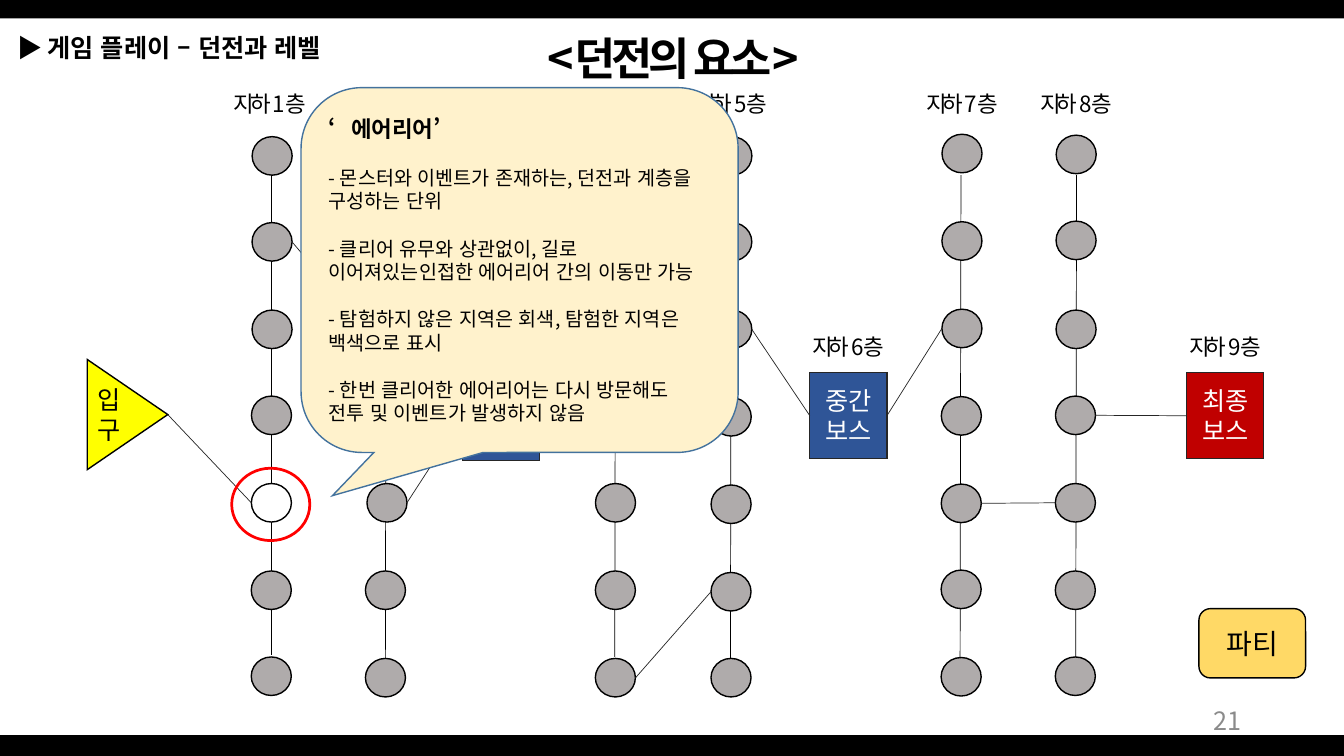
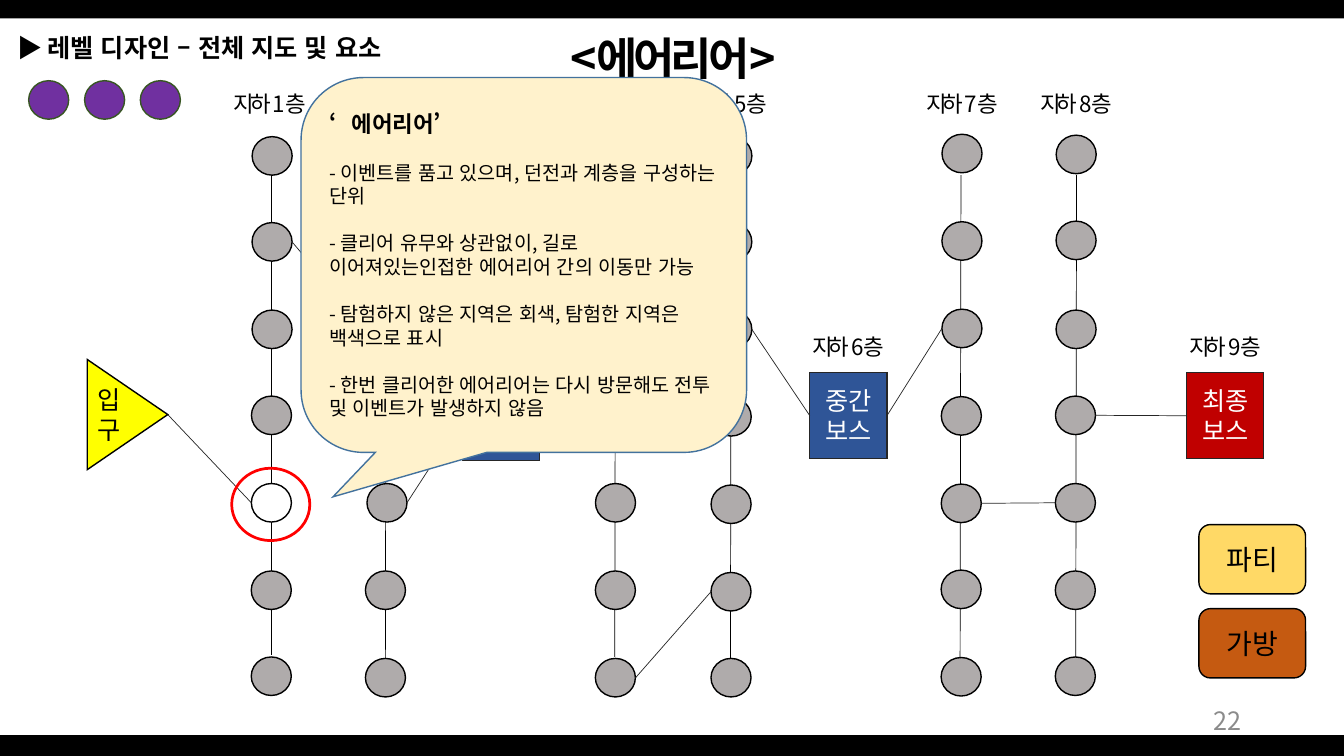
Before and after one commit to Bumizi/GameDesign, a slide deck: slide 22 of 2018 동계방학 기획자 특훈/Dungeon Tamer_1901011.pptx (slide 21 before the commit). Drawn at 1344x756 pixels with LibreOffice and Linux fonts; fonts in the diff are those of the drawing. Boxes give left, top, right and bottom in pixels: in the first picture for what was removed or moved away, otherwise in the second. Text is boxed around its words. In the diff, an @@ line names an element or a change of style, - is before the commit and + after.

Commit message:
Dungeon Tamer 10차
제안서 10차
-목차 수정
-레벨 디자인(전투화면UI) 다듬기
-맵 디자인 설정 추가
-시스템 디자인 항목 추가

```diff
--- a/2018 동계방학 기획자 특훈/Dungeon Tamer_1901011.pptx
+++ b/2018 동계방학 기획자 특훈/Dungeon Tamer_1901011.pptx
@@ text removed at box(47, 36, 321, 60) @@
-▶ 게임 플레이 – 던전과 레벨
@@ text added at box(47, 36, 381, 60), 18 pt, text #000000, bold @@
+▶ 레벨 디자인 – 전체 지도 및 요소
@@ text at box(570, 37, 775, 87): text changed @@
-<던전의 요소>
+<에어리어>
@@ ellipse added at box(28, 81, 69, 119), fill #7030A0, outline #385723 1 pt @@
@@ ellipse added at box(85, 81, 125, 119), fill #7030A0, outline #385723 1 pt @@
@@ ellipse added at box(140, 81, 180, 119), fill #7030A0, outline #385723 1 pt @@
@@ rounded speech box "‘에어리어’": place and size @@
-rounded speech box "‘에어리어’" at box(301, 88, 739, 453)
+rounded speech box "‘에어리어’" at box(301, 78, 747, 453)
@@ text removed at box(580, 86, 652, 118) @@
-지하 4층
@@ text in rounded speech box at box(329, 163, 715, 276): text changed @@
-- 몬스터와 이벤트가 존재하는, 던전과 계층을 구성하는 단위
-- 클리어 유무와 상관없이, 길로 이어져있는인접한 에어리어 간의 이동만 가능
+- 이벤트를 품고 있으며, 던전과 계층을 구성하는 단위
+- 클리어 유무와 상관없이, 길로 이어져있는인접한 에어리어 간의 이동만 가능
@@ rounded rectangle "파티": place and size @@
-rounded rectangle "파티" at box(1199, 609, 1306, 679)
+rounded rectangle "파티" at box(1199, 524, 1306, 594)
@@ rounded rectangle added at box(1199, 609, 1306, 679), fill #C55A11, outline #000000 1 pt, 20 pt, text #000000 @@
+가방
@@ page number at box(1213, 711, 1241, 737): text changed @@
-21
+22
```
Also in this commit, not shown: 46 other slides changed, 14 slides added.
